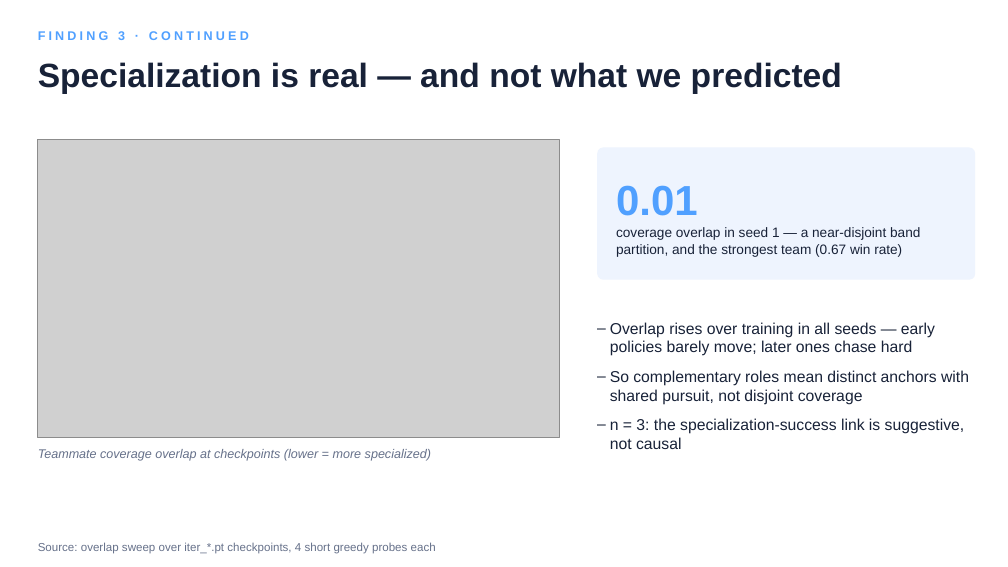
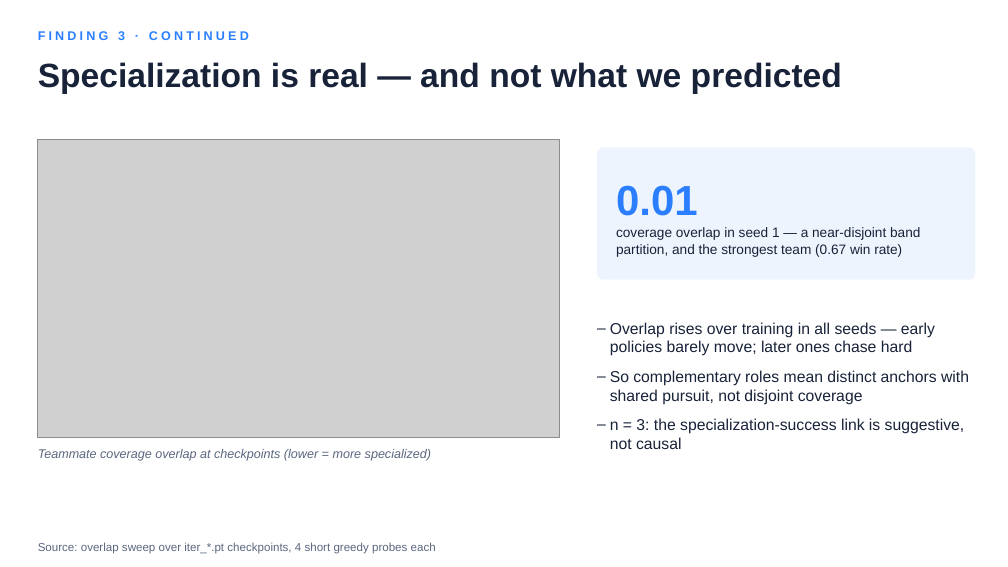
Before and after one commit to mortal22soul/MARL_Pong, a slide deck: slide 7 of report/marl_pong_presentation.pptx. Drawn at 1008x567 pixels with LibreOffice and Linux fonts; fonts in the diff are those of the drawing; grey boxes stand for pictures. Boxes give left, top, right and bottom in pixels: in the first picture for what was removed or moved away, otherwise in the second. Text is boxed around its words. In the diff, an @@ line names an element or a change of style, - is before the commit and + after.

```diff
--- a/report/marl_pong_presentation.pptx
+++ b/report/marl_pong_presentation.pptx
@@ text "FINDING 3 · CONTINUED" at <box>38,31,249,40</box>: text colour #50A0FF to #2B7FFF @@
@@ text at <box>616,185,698,216</box>: text colour #50A0FF to #2B7FFF in "0.01" @@
```
Also in this commit, not shown: 9 other slides changed, 1 other file.
